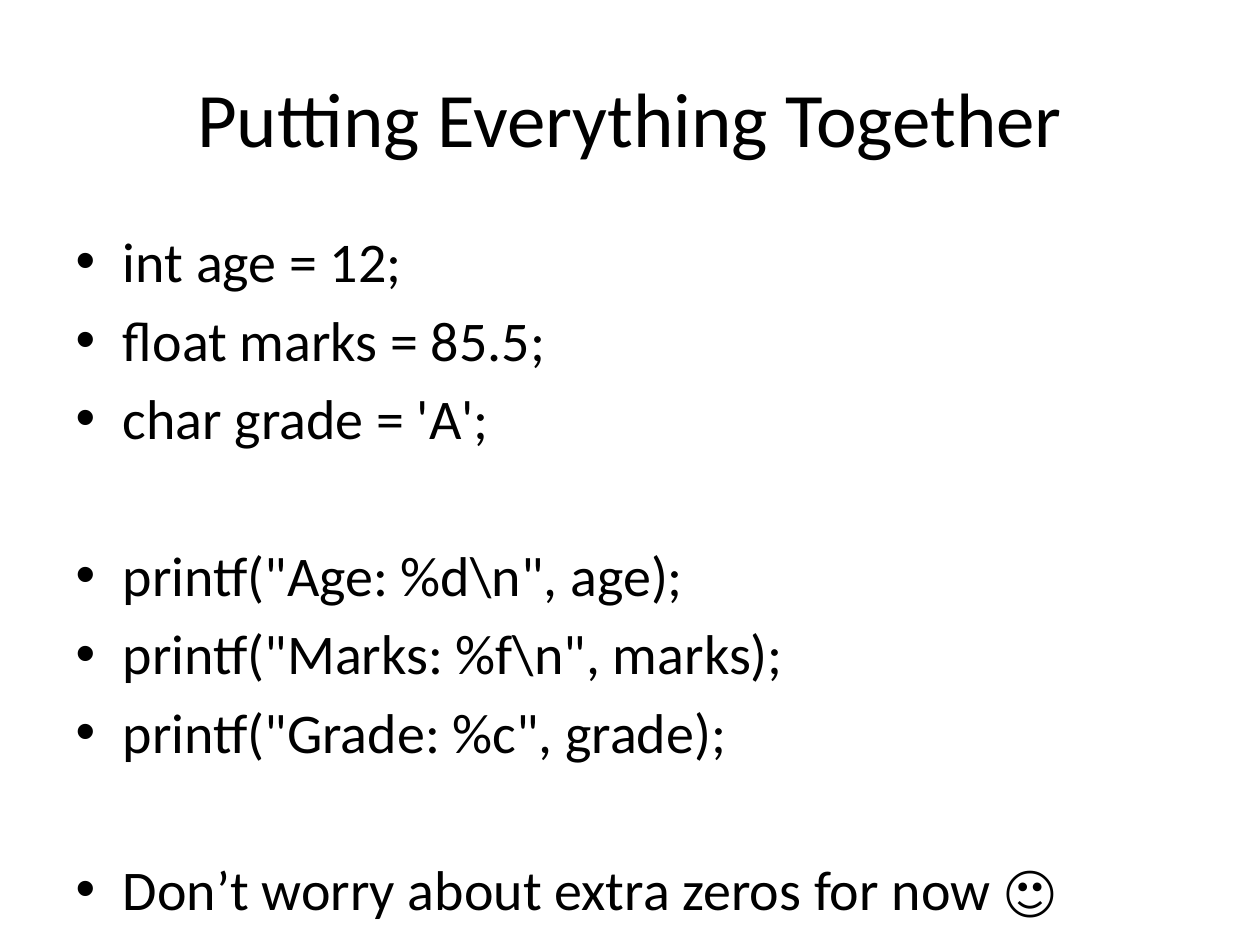
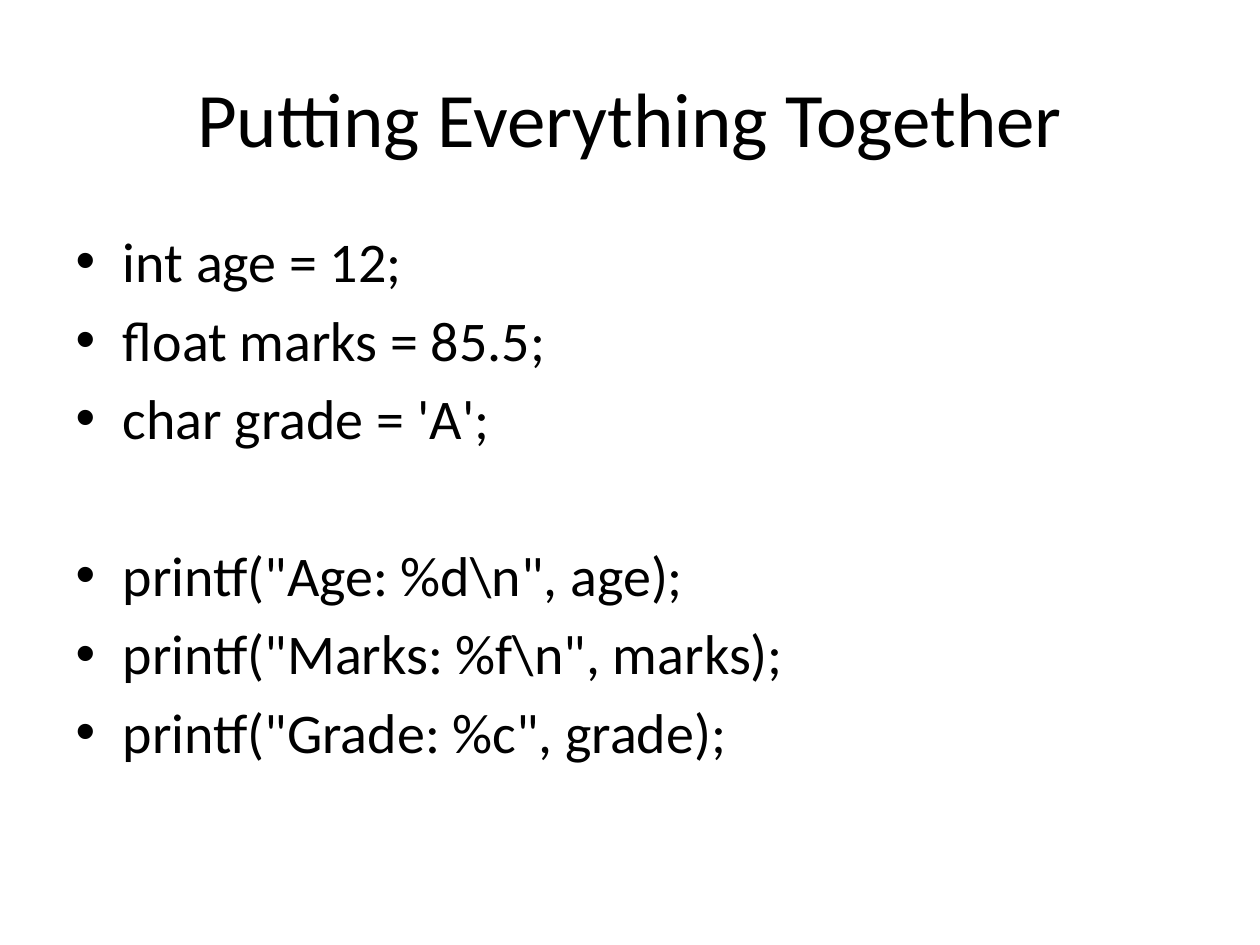
Before and after one commit to nagendra571/C, a slide deck: slide 8 of C Class/docs/Level_1__Lesson_10_Data_Types.pptx. Drawn at 1260x945 pixels with LibreOffice and Linux fonts; fonts in the diff are those of the drawing. Boxes give left, top, right and bottom in pixels: in the first picture for what was removed or moved away, otherwise in the second. Text is boxed around its words. In the diff, an @@ line names an element or a change of style, - is before the commit and + after.

```diff
--- a/C Class/docs/Level_1__Lesson_10_Data_Types.pptx
+++ b/C Class/docs/Level_1__Lesson_10_Data_Types.pptx
@@ text at <box>123,870,991,919</box>: paragraph removed @@
-• Don’t worry about extra zeros for now 🙂
```
Also in this commit, not shown: 6 other files.
